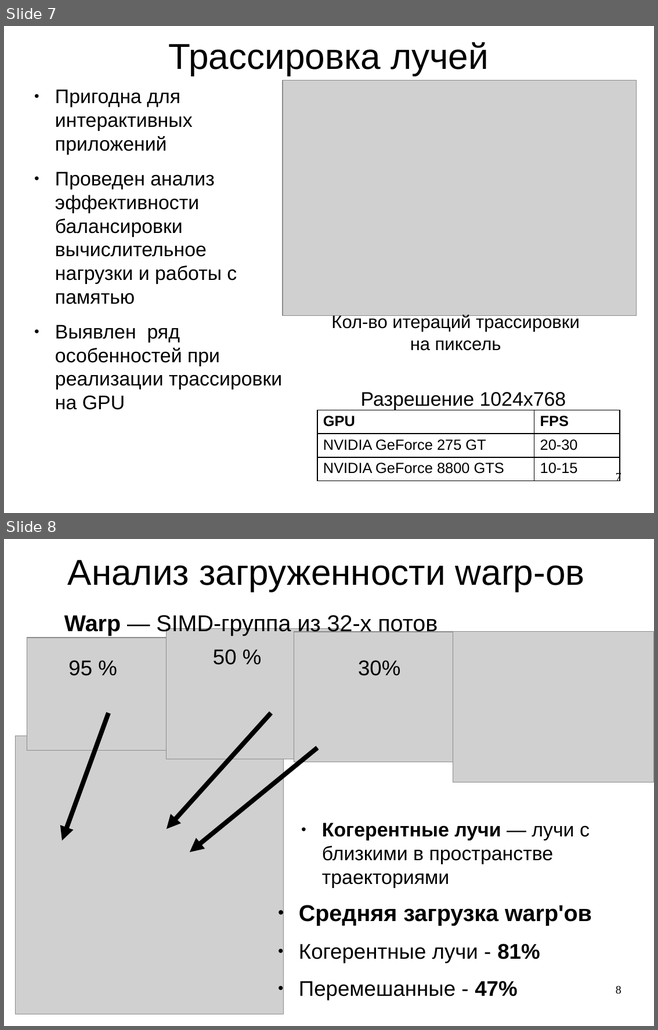
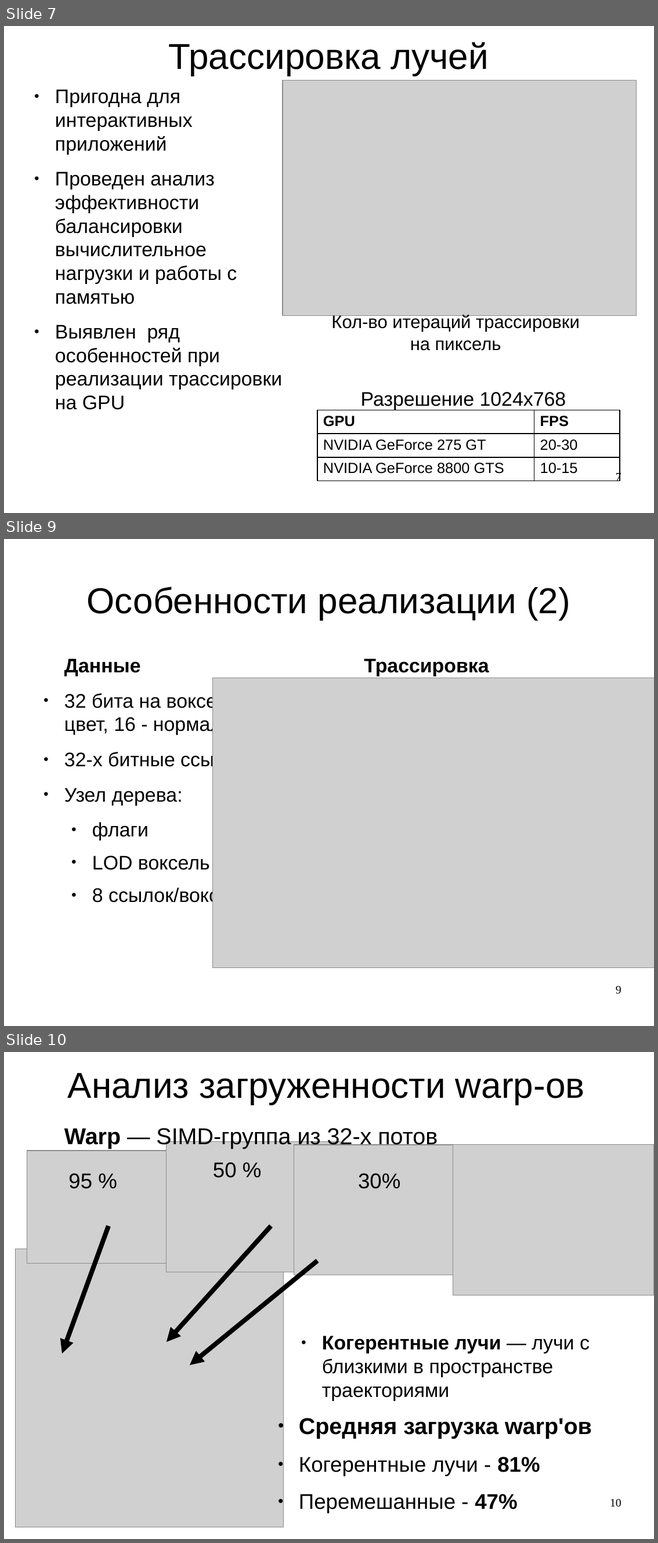
Before and after one commit to znah/yoxel-voxel, a slide deck: reaction/report/talk.odp. Shown one above the other, each under a label of ours: slides 7 and 8 before the commit, slides 7, 9 and 10 after it; the slides between them are not shown. The pictures are 658x1030 and 658x1543 pixels, drawn with LibreOffice and Linux fonts; fonts in the diff are those of the drawing; grey boxes stand for pictures. Boxes give left, top, right and bottom in pixels: in the first picture for what was removed or moved away, otherwise in the second. Text is boxed around its words. In the diff, an @@ line names an element or a change of style, - is before the commit and + after.

```diff
--- a/reaction/report/talk.odp
+++ b/reaction/report/talk.odp
@@ slide 9 added at (x1=4, y1=539, x2=654, y2=1026), background #FFFFFF @@
@@ title added at (x1=87, y1=587, x2=570, y2=620), 44 pt, text #000000 @@
+Особенности реализации (2)
@@ text added at (x1=64, y1=658, x2=262, y2=906), 24 pt, text #000000 @@
+Данные
+● 32 бита на воксель (16 - цвет, 16 - нормаль)
+● 32-х битные ссылки
+● Узел дерева:
+  ● флаги
+  ● LOD воксель
+  ● 8 ссылок/вокселей
@@ text added at (x1=364, y1=658, x2=488, y2=676), 24 pt, text #000000, bold @@
+Трассировка
@@ picture added at (x1=213, y1=678, x2=654, y2=969) @@
@@ page number added at (x1=615, y1=986, x2=621, y2=994), 14 pt, text #000000 @@
+9
@@ what was slide 8 is now slide 10 @@
@@ page number at (x1=610, y1=1499, x2=621, y2=1507): text changed @@
-8
+10
```
Also in this commit, not shown: 1 other slide added, 1 slide removed, 2 other files.
